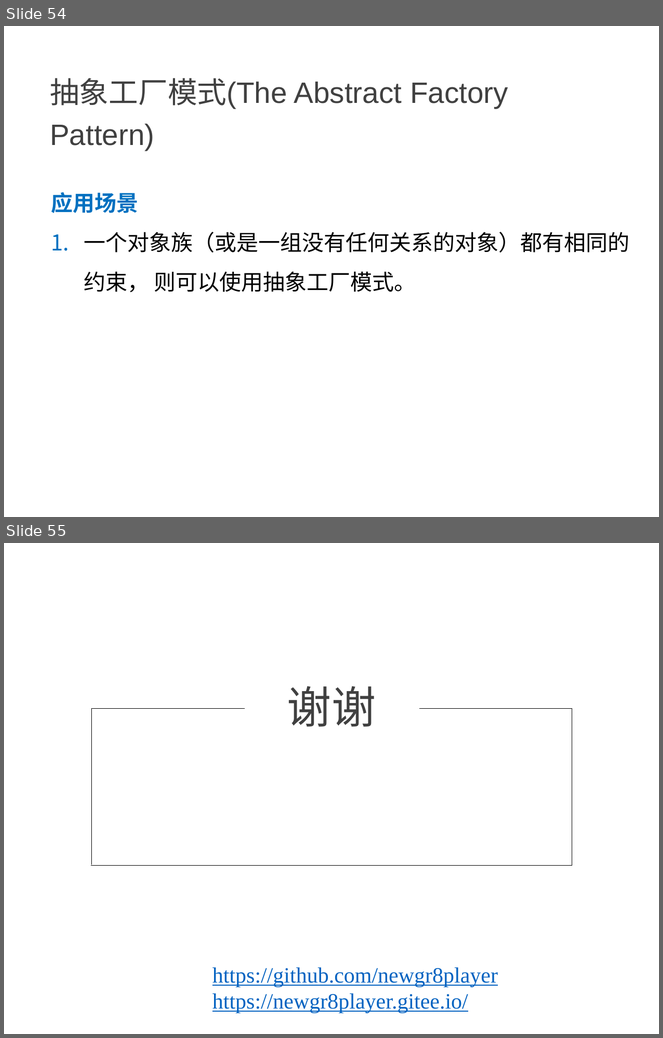
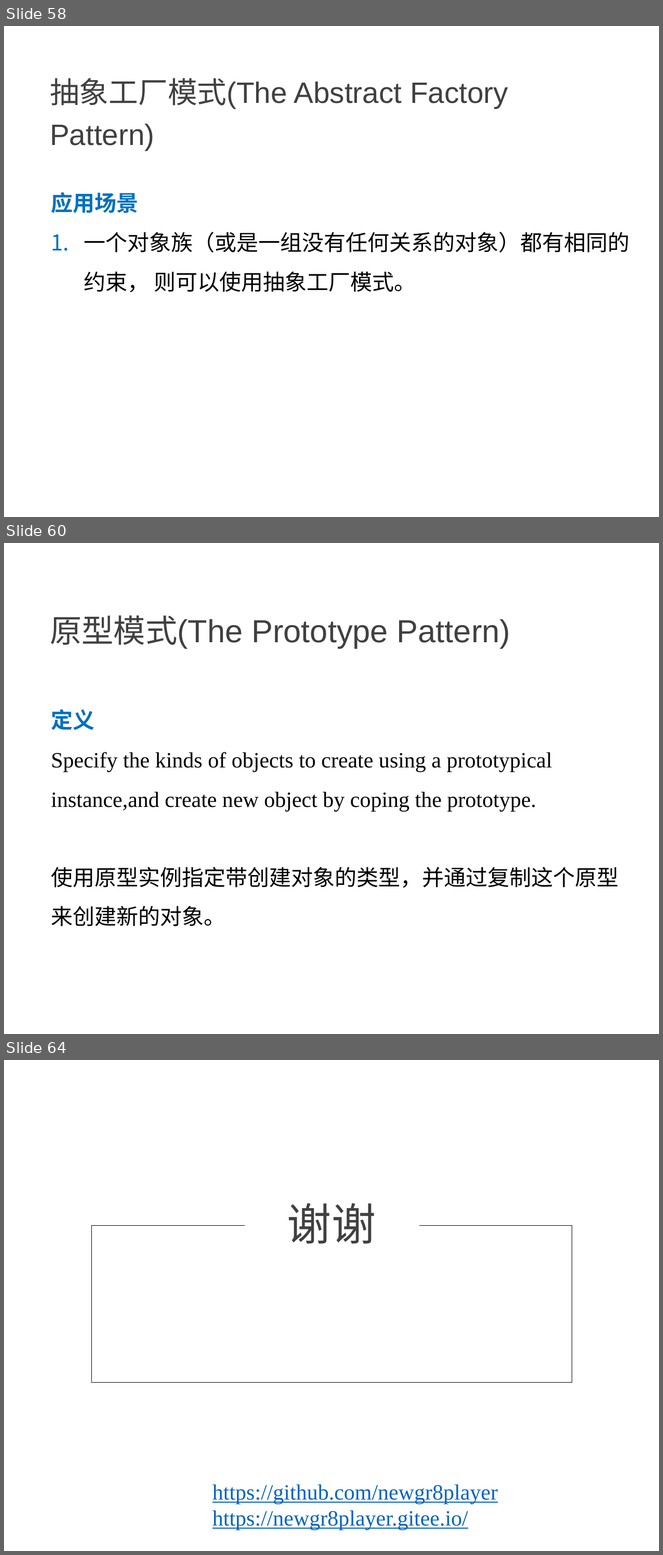
Before and after one commit to NewGr8Player/My-PPT, a slide deck: Design pattern/23种设计模式详解.pptx. Shown one above the other, each under a label of ours: slides 54 and 55 before the commit, slides 58, 60 and 64 after it; the slides between them are not shown. The pictures are 663x1038 and 663x1555 pixels, drawn with LibreOffice and Linux fonts; fonts in the diff are those of the drawing. Boxes give left, top, right and bottom in pixels: in the first picture for what was removed or moved away, otherwise in the second. Text is boxed around its words. In the diff, an @@ line names an element or a change of style, - is before the commit and + after.

Commit message:
Add 原型模式

```diff
--- a/Design pattern/23种设计模式详解.pptx
+++ b/Design pattern/23种设计模式详解.pptx
@@ slide 60 added at [4, 543, 659, 1034], background #FFFFFF @@
@@ text added at [50, 615, 510, 649], 35.1 pt, text #404040 @@
+原型模式(The Prototype Pattern)
@@ text added at [51, 709, 619, 927], 24 pt, text #000000 @@
+定义
+Specify the kinds of objects to create using a prototypical instance,and create new object by coping the prototype.
+使用原型实例指定带创建对象的类型，并通过复制这个原型来创建新的对象。
@@ what was slide 54 is now slide 58 @@
@@ what was slide 55 is now slide 64 @@
```
Also in this commit, not shown: 8 other slides added.
